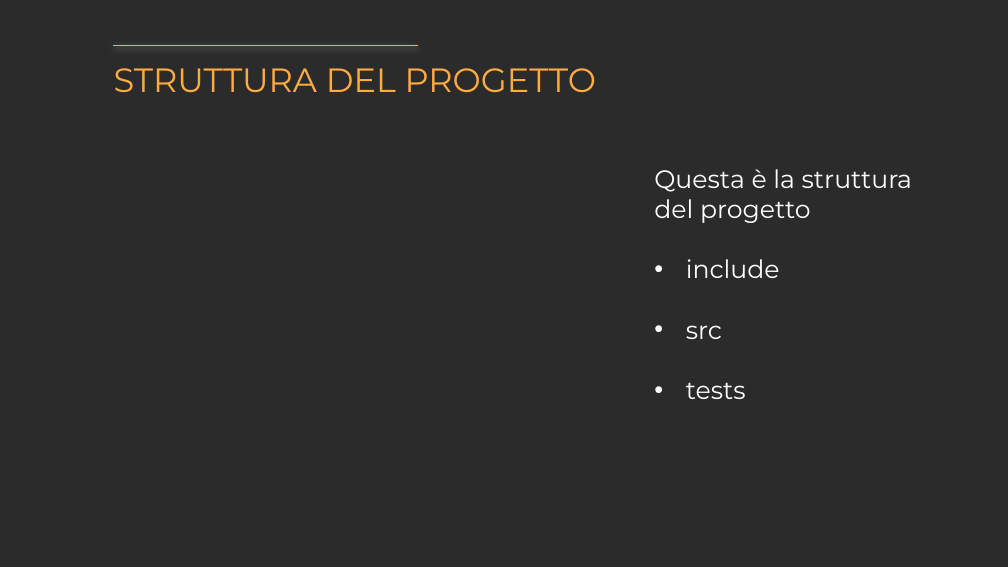
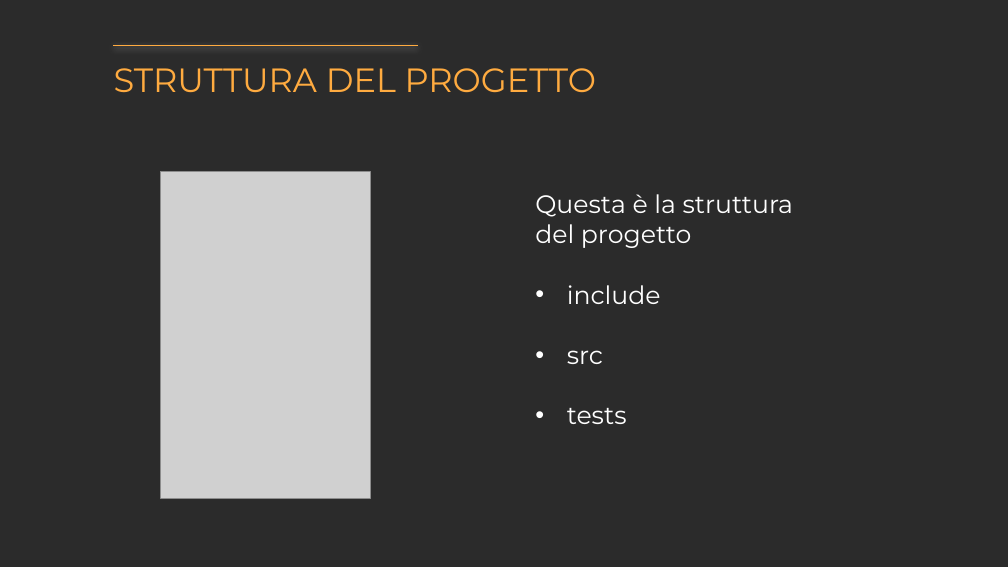
Before and after one commit to StJayy/RTESproject, a slide deck: slide 2 of presentation.pptx. Drawn at 1008x567 pixels with LibreOffice and Linux fonts; fonts in the diff are those of the drawing; grey boxes stand for pictures; background and template pictures are left out; a plain dark background stands for a picture behind light text. Boxes give left, top, right and bottom in pixels: in the first picture for what was removed or moved away, otherwise in the second. Text is boxed around its words. In the diff, an @@ line names an element or a change of style, - is before the commit and + after.

```diff
--- a/presentation.pptx
+++ b/presentation.pptx
@@ picture added at bbox=[160, 171, 370, 498] @@
@@ subtitle "Questa è la struttura del ...": place and size @@
-subtitle "Questa è la struttura del ..." at bbox=[654, 169, 912, 399]
+subtitle "Questa è la struttura del ..." at bbox=[535, 194, 793, 424]
```
Also in this commit, not shown: 8 other slides changed, 4 slides added, 3 slides removed, 58 other files.
